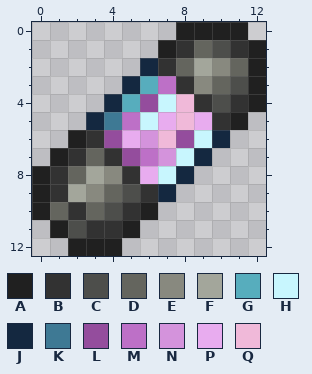
A pixel-art sprite gets an edit: Content/Items/Canisters/ToxicCanister.png. The first picture shows the starting point.
The file is 26x26 pixels, drawn in blocks of 2x2; one block is one cell here.
Palette (. is transparent): A #202020  B #323232  C #4d4e4b  D #64655e  E #88897f  F #a3a69b  G #57adbd  H #c8f6fe  J #142840  K #3e7994  L #944d9d  M #bd70c7  N #d493dc  P #e8acef  Q #f0b9d9
Once edited:
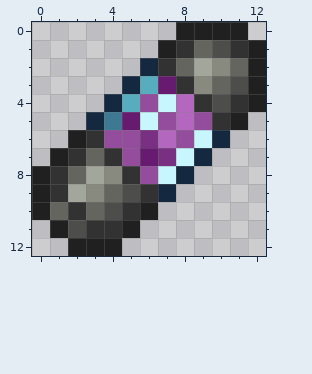
Change:
@@ palette @@
-M #bd70c7
+M #661a70
-N #d493dc
+N #793082
-Q #f0b9d9
+Q #b367be
@@ x 3..11 @@
  4 .JGLHQBCB
- 5 JKMHPQPBA
- 6 BLPNQLHJ.
+ 5 JKMHLQLBA
+ 6 BLLNQLHJ.
  7 DBLMNHJ..
- 8 FEBPHJ...
+ 8 FEBLHJ...
  9 EDCBJ....
